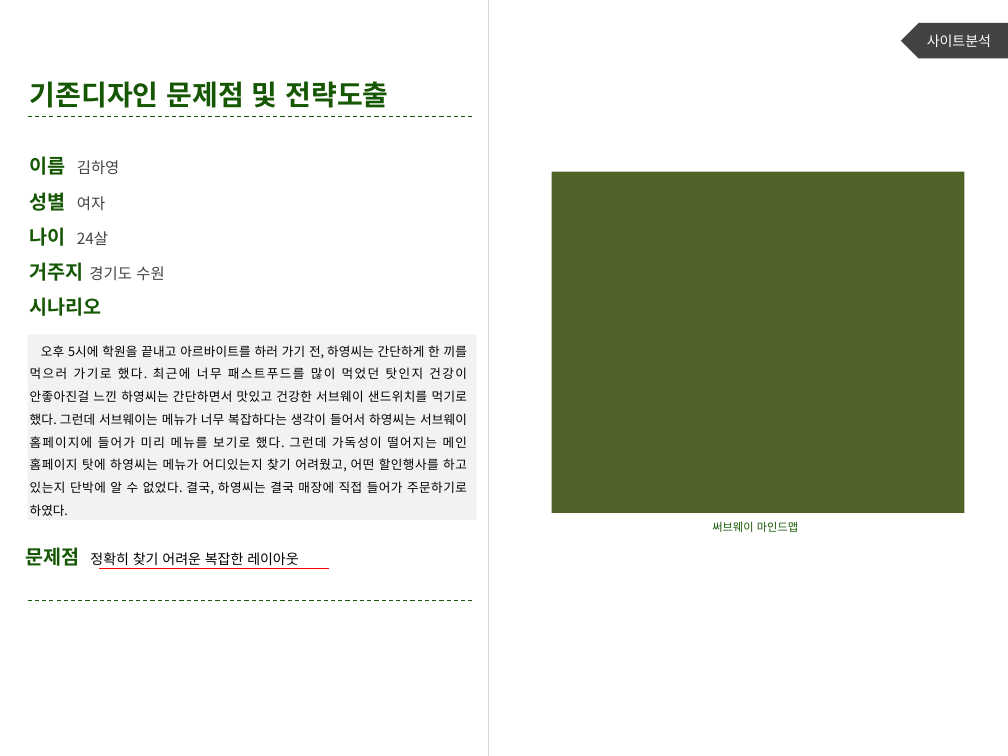
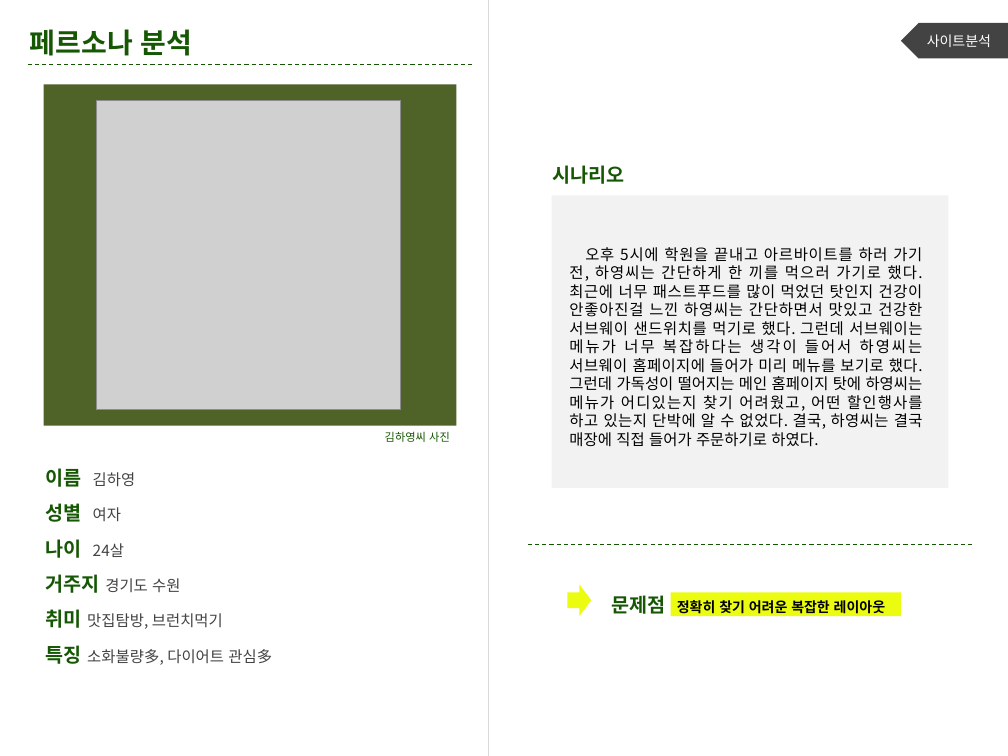
Before and after one commit to hyebinJeon/hyebinJeon.github.io, a slide deck: slide 6 of basic2/서브웨이/기획/ncs포폴평가-01-전혜빈.pptx. Drawn at 1008x756 pixels with LibreOffice and Linux fonts; fonts in the diff are those of the drawing; grey boxes stand for pictures. Boxes give left, top, right and bottom in pixels: in the first picture for what was removed or moved away, otherwise in the second. Text is boxed around its words. In the diff, an @@ line names an element or a change of style, - is before the commit and + after.

```diff
--- a/basic2/서브웨이/기획/ncs포폴평가-01-전혜빈.pptx
+++ b/basic2/서브웨이/기획/ncs포폴평가-01-전혜빈.pptx
@@ text added at (x1=30, y1=29, x2=193, y2=56), 20 pt, text #165704, bold @@
+페르소나 분석
@@ line moved from (28, 116) - (473, 116) to (28, 65) - (473, 65) @@
@@ text removed at (x1=30, y1=81, x2=388, y2=108) @@
-기존디자인 문제점 및 전략도출
@@ rectangle moved from (x1=551, y1=171, x2=964, y2=513) to (x1=43, y1=85, x2=456, y2=426) @@
@@ picture added at (x1=97, y1=100, x2=401, y2=409) @@
@@ text added at (x1=553, y1=165, x2=625, y2=184), 14 pt, text #165704, bold @@
+시나리오
@@ rectangle resized from (x1=28, y1=335, x2=477, y2=520) to (x1=551, y1=196, x2=949, y2=488) @@
@@ text "오후 5시에 학원을 끝내고 아르바이트를 ..." moved from (x1=30, y1=345, x2=468, y2=516) to (x1=569, y1=247, x2=923, y2=447) @@
@@ text "오후 5시에 학원을 끝내고 아르바이트를 ..." at (x1=569, y1=247, x2=923, y2=447): size 9 to 11 pt; line spacing 1.5 to 1; vertical alignment top to middle @@
@@ text added at (x1=385, y1=431, x2=450, y2=442), 8 pt, text #165704 @@
+김하영씨 사진
@@ text "이름 김하영" moved from (x1=30, y1=156, x2=164, y2=316) to (x1=46, y1=468, x2=272, y2=665) @@
@@ text removed at (x1=712, y1=521, x2=798, y2=532) @@
-써브웨이 마인드맵
@@ line removed from (99, 569) to (330, 569) @@
@@ line moved from (28, 600) - (473, 600) to (528, 544) - (973, 544) @@
@@ text "문제점 정확히 찾기 어려운 복잡한 ..." moved from (x1=25, y1=547, x2=298, y2=566) to (x1=612, y1=595, x2=885, y2=614) @@
@@ text "문제점 정확히 찾기 어려운 복잡한 ..." at (x1=612, y1=595, x2=885, y2=614): bold on in "정확히 찾기 어려운 복잡한 레이아웃"; alignment left to centre @@
@@ right arrow added at (x1=568, y1=585, x2=592, y2=616), fill #EBFC10 @@
@@ rectangle added at (x1=670, y1=593, x2=900, y2=617), fill #EBFC10 @@
@@ text at (x1=46, y1=609, x2=272, y2=665): text changed; size 14 to 11 pt; text colour #165704 to #434343; bold off @@
-시나리오
+취미 맛집탐방, 브런치먹기
+특징 소화불량多, 다이어트 관심多
```
Also in this commit, not shown: 5 other slides changed, 6 slides added, 4 other files.
